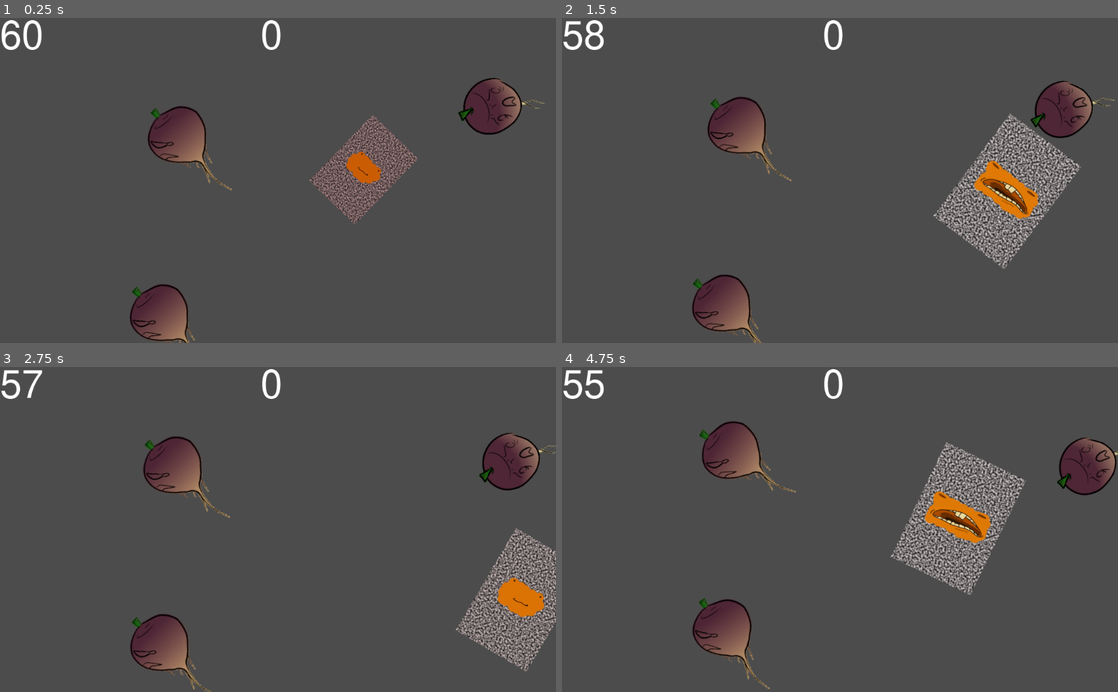
Above: before the commit, frames 1-4 (two rows, left to right).
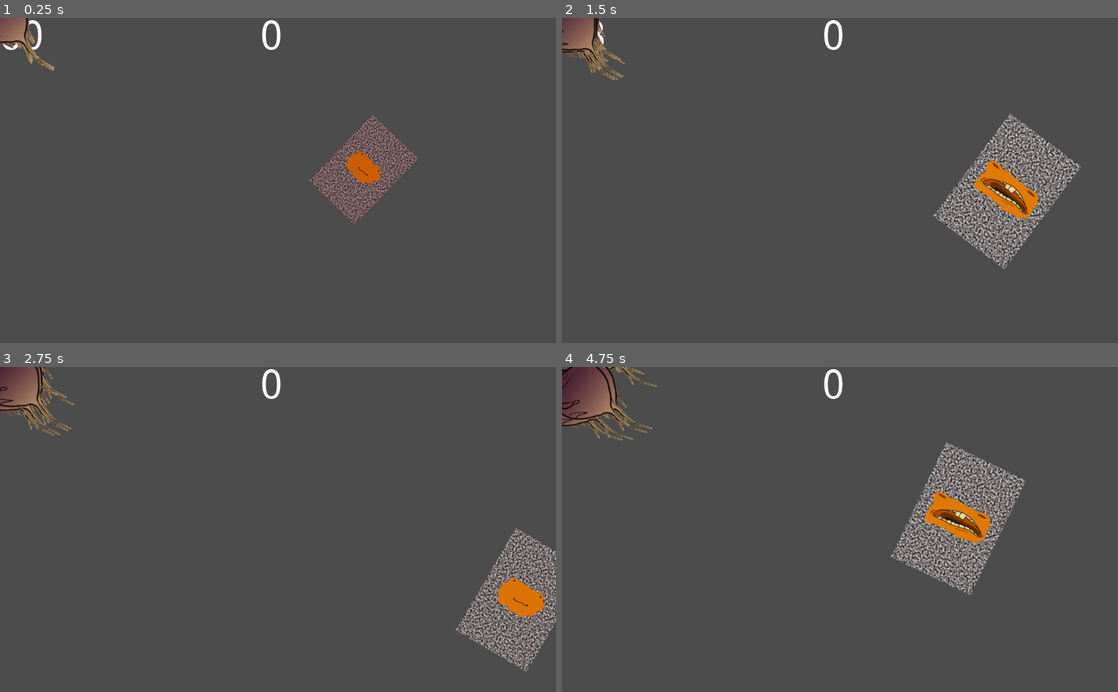
Above: after the commit, the same moments.

Repository: Nopey/carnival
Game: Godot game, scene res://Claw/Game.tscn
The game is run twice, just before and just after one commit, with the same random seed, the same clock (stepped at 60 frames per second) and the same inputs.
Inputs:
- Up to frame 1 (0.25 s): no input
- Up to frame 2 (1.5 s): tap Enter (ui_accept) at 0.5, 0.77 s; hold Right (ui_right) 0.53-1.28 s; hold Down (ui_down) from 1.28 s (still down)
- Up to frame 3 (2.75 s): tap Enter (ui_accept) at 1.52 s; release Down (ui_down) at 2.03 s; hold Right (ui_right) from 2.03 s (still down)
- Up to frame 4 (4.75 s): release Right (ui_right) at 2.78 s; hold Up (ui_up) 2.78-3.53 s; tap Enter (ui_accept) at 3.02, 3.77, 4.52 s; hold Left (ui_left) from 3.53 s (still down)

The runs differ from the first frame. In frame 1, 4.9% of the frame differs, in the area x 0-98%, y 0-100%; in frame 2, 5.4%; in frame 3, 5.7%; in frame 4, 6.3%, in the area x 0-100%, y 0-100%.

Commit message:
game manager in progress

Diff:
--- a/Claw/Game.tscn
+++ b/Claw/Game.tscn
@@ -1,10 +1,14 @@
-[gd_scene load_steps=4 format=2]
+[gd_scene load_steps=5 format=2]
 
 [ext_resource path="res://Claw/Turnip.tscn" type="PackedScene" id=1]
 [ext_resource path="res://Claw/Player.tscn" type="PackedScene" id=2]
 [ext_resource path="res://large_nimbus.tres" type="Theme" id=3]
+[ext_resource path="res://Claw/GameManager.gd" type="Script" id=4]
 
 [node name="Node2D" type="Node2D"]
+script = ExtResource( 4 )
+turnip = ExtResource( 1 )
+max_turnips = 10
 
 [node name="Timer" type="RichTextLabel" parent="."]
 margin_right = 200.0
@@ -26,17 +30,3 @@
 
 [node name="Player" parent="." instance=ExtResource( 2 )]
 position = Vector2( 670, 280 )
-
-[node name="Turnip" parent="." instance=ExtResource( 1 )]
-position = Vector2( 330, 226 )
-turnip_arts = [ "res://Claw/turnip_inanimate1.png", "res://Claw/turnip_inanimate2.png" ]
-
-[node name="Turnip2" parent="." instance=ExtResource( 1 )]
-position = Vector2( 905, 161 )
-turnip_id = 1
-turnip_arts = [ "res://Claw/turnip_inanimate1.png", "res://Claw/turnip_inanimate2.png" ]
-
-[node name="Turnip3" parent="." instance=ExtResource( 1 )]
-position = Vector2( 296, 555 )
-turnip_id = 2
-turnip_arts = [ "res://Claw/turnip_inanimate1.png", "res://Claw/turnip_inanimate2.png" ]
--- a/Claw/GameManager.gd
+++ b/Claw/GameManager.gd
@@ -7,8 +7,9 @@
 # var a = 2
 # var b = "text"
 
-export(Array, PackedScene) var turnips = [Turnip];
-var max_turnips : int
+export(PackedScene) var turnip
+export(Array, PackedScene) var turnips = [];
+export var max_turnips : int
 
 
 # Called when the node enters the scene tree for the first time.
@@ -19,19 +20,26 @@
 # Called every frame. 'delta' is the elapsed time since the previous frame.
 func _process(delta):
 
-	if(turnips.count < max_turnips):
+	if(turnips.size() < max_turnips):
 		create_turnip()
 
 	pass
 
 func create_turnip():
 
-	var turnip = Turnip
-	turnip.position(0,0)
-	turnips.append(Turnip)
+	var new_turnip = turnip.instance()
+	turnips.append(new_turnip)
+	add_child(new_turnip)
+
+	new_turnip.set_owner(self)
+	new_turnip.set_position(get_random_position())
 
 	pass
 
 func get_random_position():
 
+	# to do
+
+	return Vector2(0.0, 0.0)
+
 	pass
--- a/Claw/Player.tscn
+++ b/Claw/Player.tscn
@@ -17,8 +17,8 @@
 height = 260
 noise = SubResource( 2 )
 
-[sub_resource type="CapsuleShape2D" id=4]
-height = 40.0
+[sub_resource type="CircleShape2D" id=4]
+radius = 50.0
 
 [node name="Player" type="Area2D"]
 script = ExtResource( 1 )
--- a/Claw/Turnip.gd
+++ b/Claw/Turnip.gd
@@ -10,7 +10,7 @@
 # Called when the node enters the scene tree for the first time.
 func _ready():
 	var turnip_art = turnip_arts[turnip_id % turnip_arts.size()]
-	$Sprite.texture = load(turnip_art)
+	$Sprite.texture = turnip_art
 
 	init_flee_params()
 
@@ -36,3 +36,11 @@
 func _on_Player_bite(id):
 	if self.turnip_id == id:
 		$sfx.play()
+
+func set_position(pos : Vector2):
+
+	var transform = .get_transform()
+
+	# There's no way this is the right way to do this, but lol game jam.
+	transform.x = Vector2(pos.x, 0)
+	transform.y = Vector2(0, pos.y)
Not shown: 2 places in Claw/Turnip.tscn that only renumber resources
